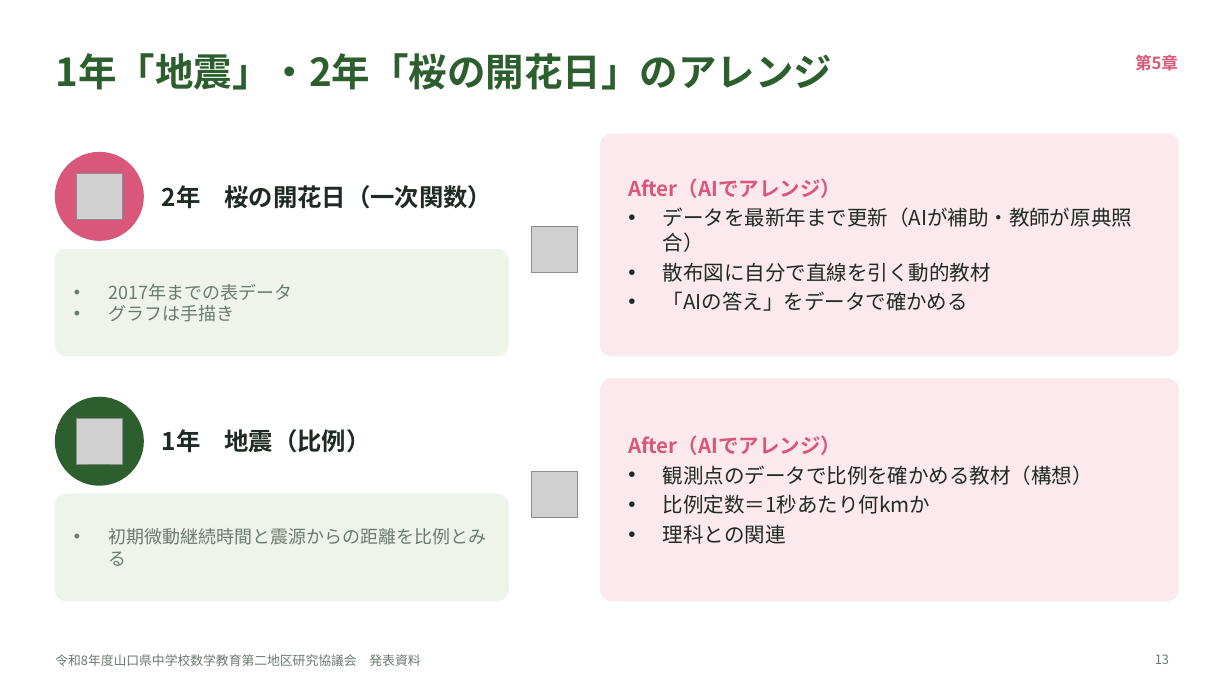
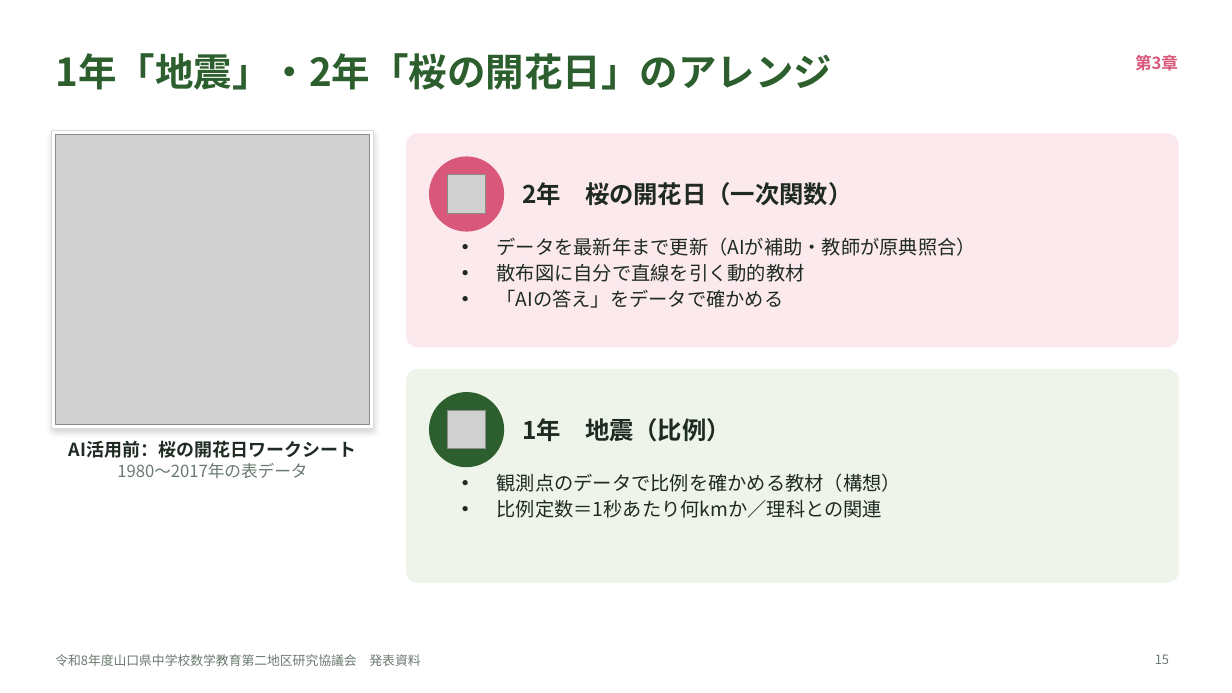
Before and after one commit to margiela14th-sudo/my-ai-project, a slide deck: slide 15 of 07_完成資料/県大会発表_生成AI授業再構築.pptx (slide 13 before the commit). Drawn at 1232x693 pixels with LibreOffice and Linux fonts; fonts in the diff are those of the drawing; grey boxes stand for pictures. Boxes give left, top, right and bottom in pixels: in the first picture for what was removed or moved away, otherwise in the second. Text is boxed around its words. In the diff, an @@ line names an element or a change of style, - is before the commit and + after.

```diff
--- a/07_完成資料/県大会発表_生成AI授業再構築.pptx
+++ b/07_完成資料/県大会発表_生成AI授業再構築.pptx
@@ text at bbox=[1135, 55, 1178, 71]: text changed @@
-第5章
+第3章
@@ rectangle added at bbox=[52, 130, 373, 429], fill #FFFFFF, outline #D5DED6 1 pt @@
@@ picture added at bbox=[55, 134, 370, 425] @@
@@ rounded rectangle: place and size @@
-rounded rectangle at bbox=[601, 134, 1178, 356]
+rounded rectangle at bbox=[407, 134, 1178, 347]
@@ rounded rectangle at bbox=[407, 134, 1178, 347]: proportions changed @@
@@ ellipse: place and size @@
-ellipse at bbox=[55, 152, 143, 240]
+ellipse at bbox=[430, 157, 504, 231]
@@ picture: place and size @@
-picture at bbox=[77, 174, 122, 219]
+picture at bbox=[447, 175, 486, 213]
@@ text "2年 桜の開花日（一次関数）": place and size @@
-text "2年 桜の開花日（一次関数）" at bbox=[162, 185, 493, 209]
+text "2年 桜の開花日（一次関数）" at bbox=[522, 182, 853, 206]
@@ text at bbox=[628, 178, 841, 198]: paragraph removed @@
-After（AIでアレンジ）
@@ text "データを最新年まで更新（AIが補助・教師が原典照合）": place and size @@
-text "データを最新年まで更新（AIが補助・教師が原典照合）" at bbox=[628, 178, 1132, 311]
+text "データを最新年まで更新（AIが補助・教師が原典照合）" at bbox=[497, 237, 976, 308]
@@ text "データを最新年まで更新（AIが補助・教師が原典照合）" at bbox=[497, 237, 976, 308]: size 16 to 15 pt; less space between paragraphs; vertical alignment middle to top @@
@@ picture removed at bbox=[531, 226, 578, 273] @@
@@ rounded rectangle removed at bbox=[55, 250, 508, 356] @@
@@ text removed at bbox=[109, 284, 293, 322] @@
-• 2017年までの表データ
-• グラフは手描き
@@ rounded rectangle: place and size @@
-rounded rectangle at bbox=[601, 379, 1178, 601]
+rounded rectangle at bbox=[407, 370, 1178, 582]
@@ rounded rectangle at bbox=[407, 370, 1178, 582]: fill #FBE9EE to #EEF4EA; outline #FBE9EE 1 pt to #EEF4EA 1 pt; proportions changed @@
@@ ellipse: place and size @@
-ellipse at bbox=[55, 397, 143, 485]
+ellipse at bbox=[430, 393, 504, 467]
@@ picture: place and size @@
-picture at bbox=[77, 419, 122, 464]
+picture at bbox=[447, 410, 486, 449]
@@ text "1年 地震（比例）": place and size @@
-text "1年 地震（比例）" at bbox=[162, 429, 371, 453]
+text "1年 地震（比例）" at bbox=[522, 418, 731, 442]
@@ text added at bbox=[69, 440, 356, 478], 14 pt, text #1E2A22, bold @@
+AI活用前：桜の開花日ワークシート
+1980〜2017年の表データ
@@ text at bbox=[628, 435, 841, 455]: paragraph removed @@
-After（AIでアレンジ）
@@ text "観測点のデータで比例を確かめる教材（構想）": place and size @@
-text "観測点のデータで比例を確かめる教材（構想）" at bbox=[628, 435, 1093, 544]
+text "観測点のデータで比例を確かめる教材（構想）" at bbox=[497, 473, 901, 518]
@@ text "観測点のデータで比例を確かめる教材（構想）" at bbox=[497, 473, 901, 518]: vertical alignment middle to top @@
@@ text at bbox=[497, 473, 901, 492]: size 16 to 15 pt in "観測点のデータで比例を確かめる教材（構想）"; less space between paragraphs @@
@@ picture removed at bbox=[531, 471, 578, 518] @@
@@ rounded rectangle removed at bbox=[55, 494, 508, 601] @@
@@ text at bbox=[497, 500, 882, 518]: text changed; size 16 to 15 pt @@
-• 比例定数＝1秒あたり何kmか
-• 理科との関連
+• 比例定数＝1秒あたり何kmか／理科との関連
@@ text removed at bbox=[109, 528, 487, 566] @@
-• 初期微動継続時間と震源からの距離を比例とみる
@@ page number at bbox=[1155, 654, 1169, 664]: text changed @@
-13
+15
```
Also in this commit, not shown: 13 other slides changed, 6 slides added, 3 slides removed, 14 other files.
